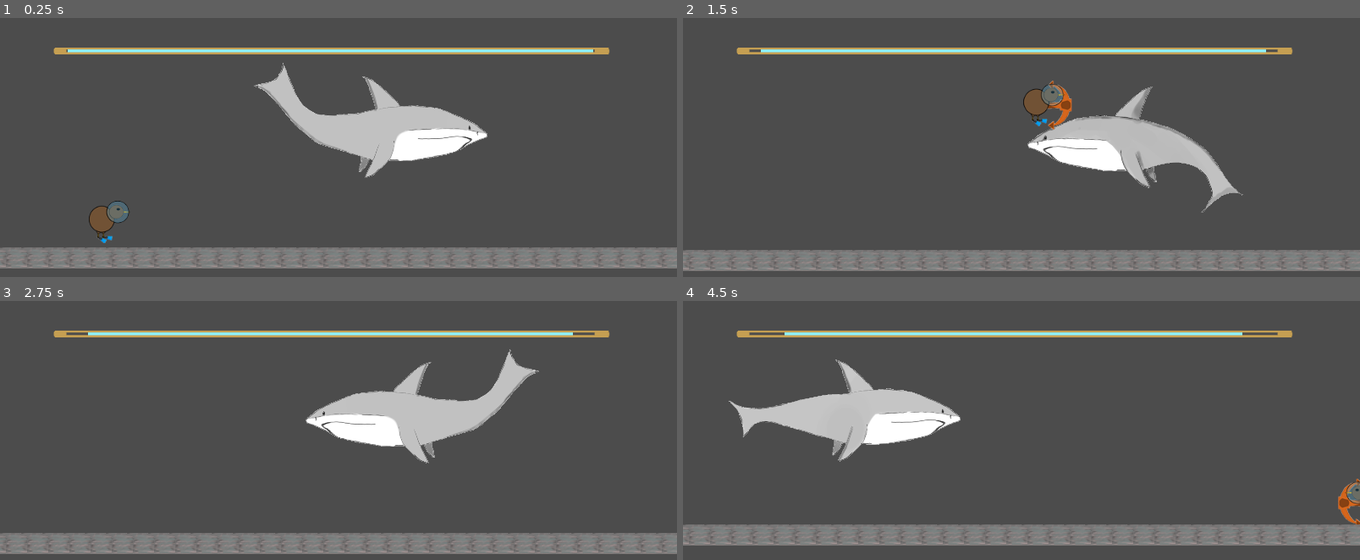
Above: before the commit, frames 1-4 (two rows, left to right).
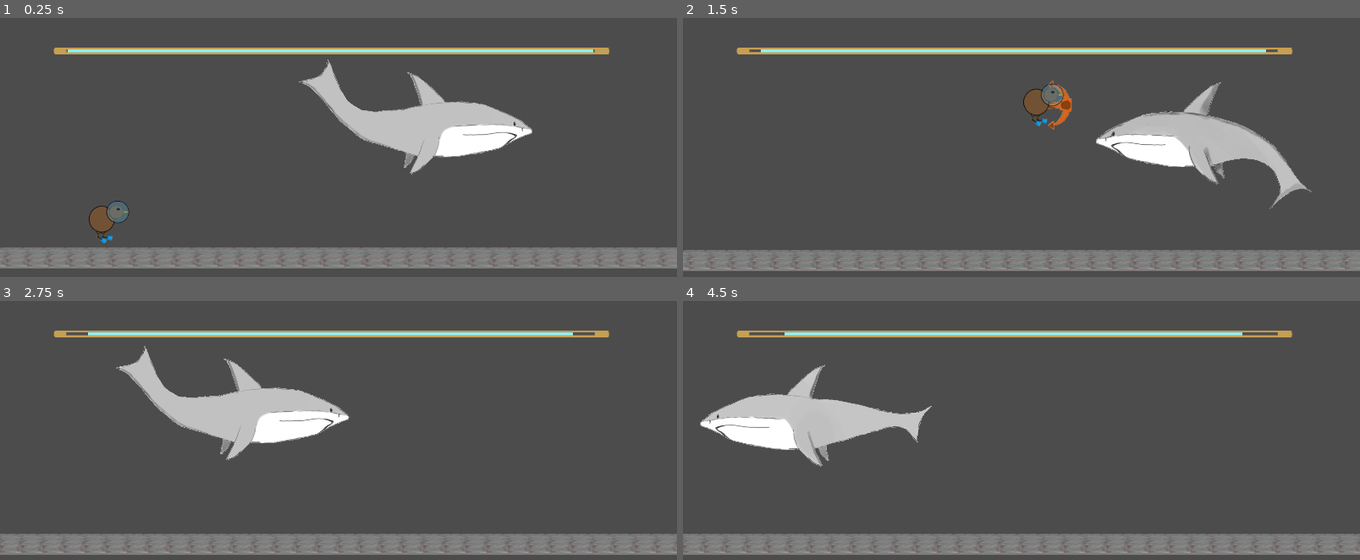
Above: after the commit, the same moments.

Repository: Cpt-Barbosa/CodeGameJam2022
Game: Godot game, scene res://scenes/Game.tscn
The game is run twice, just before and just after one commit, with the same random seed, the same clock (stepped at 60 frames per second) and the same inputs.
Inputs:
- Up to frame 1 (0.25 s): no input
- Up to frame 2 (1.5 s): hold D (move_right) from 0.53 s (still down); tap J (attack) at 0.6, 1.35 s; tap Space (jump) at 0.77 s
- Up to frame 3 (2.75 s): tap Space (jump) at 1.52 s; release D (move_right) at 2.03 s; hold Q (move_left) from 2.03 s (still down); tap J (attack) at 2.1 s
- Up to frame 4 (4.5 s): release Q (move_left) at 2.78 s; hold D (move_right) 2.78-4.28 s; tap J (attack) at 2.85, 3.6, 4.35 s; tap Space (jump) at 3.02, 3.77 s; hold Q (move_left) from 4.28 s (still down)

The runs differ from the first frame. In frame 1, 6.0% of the frame differs, in the area x 37-79%, y 16-62%; in frame 2, 7.0%; in frame 3, 12%; in frame 4, 13%, in the area x 0-100%, y 12-99%.

Commit message:
Deleted Requin/Joueur

Diff:
--- a/scenes/requin.tscn
+++ b/scenes/requin.tscn
@@ -1,13 +1,16 @@
-[gd_scene load_steps=7 format=2]
+[gd_scene load_steps=8 format=2]
 
 [ext_resource path="res://scripts/requin.gd" type="Script" id=1]
 [ext_resource path="res://sprite/ennemi/requin/requin.png" type="Texture" id=2]
 [ext_resource path="res://sprite/ennemi/requin/requin1.png" type="Texture" id=3]
 [ext_resource path="res://sprite/ennemi/requin/requin2.png" type="Texture" id=4]
 
+[sub_resource type="RectangleShape2D" id=4]
+extents = Vector2( 176, 77.5 )
+
 [sub_resource type="CapsuleShape2D" id=3]
-radius = 67.8547
-height = 202.259
+radius = 46.0073
+height = 278.346
 
 [sub_resource type="SpriteFrames" id=2]
 animations = [ {
@@ -18,23 +21,34 @@
 } ]
 
 [node name="requin" type="KinematicBody2D"]
-position = Vector2( 114, 124 )
+position = Vector2( 508, 285 )
 script = ExtResource( 1 )
 speed = 300
 
+[node name="CollisionShape2D" type="CollisionShape2D" parent="."]
+position = Vector2( 2, -11 )
+shape = SubResource( 4 )
+__meta__ = {
+"_edit_lock_": true
+}
+
 [node name="Area2D" type="Area2D" parent="."]
+position = Vector2( -3, -7 )
 
 [node name="col_obstacle" type="CollisionShape2D" parent="Area2D"]
-position = Vector2( 21, 14 )
+position = Vector2( 4.00006, -4 )
 rotation = -1.56187
 shape = SubResource( 3 )
 
 [node name="AnimatedSprite" type="AnimatedSprite" parent="."]
-position = Vector2( 2, 1 )
+position = Vector2( -5, -5 )
 scale = Vector2( 0.392188, 0.430556 )
 frames = SubResource( 2 )
 animation = "mouvement"
 frame = 3
 flip_h = true
+__meta__ = {
+"_edit_lock_": true
+}
 
 [connection signal="area_entered" from="Area2D" to="." method="_on_Area2D_area_entered"]
--- a/scripts/Joueur.gd
+++ b/scripts/Joueur.gd
@@ -35,6 +35,8 @@
 	if collision && collision.collider.name == "Coffre":
 		collision.collider.notification(0)
 		#print("I collided with ", collision.collider.name)
+	if collision && collision.collider.name == "requin":
+		collision.collider.notification(0)
 
 func get_gravity() -> float:
 	return jump_gravity if velocity.y < 0.0 else fall_gravity
@@ -66,3 +68,6 @@
 func die():
 	state_machine.travel("mort")
 	set_physics_process(false)
+func _notification(what):
+	if what == 0:
+		queue_free()
--- a/scripts/requin.gd
+++ b/scripts/requin.gd
@@ -1,7 +1,8 @@
 extends KinematicBody2D
-
+var vie = 3
 export var speed = 500
 var dir = Vector2()
+
 const FLOOR_NORMAL = Vector2(0 , -1)
 
 func _physics_process(delta):
@@ -9,7 +10,15 @@
 	dir.x = speed
 	move_and_slide(dir,FLOOR_NORMAL)
 
+	var collision = move_and_collide(dir * delta)
+	if collision && collision.collider.name == "Joueur":
+		vie = vie -1
+		collision.collider.notification(0)
 
+
+func _notification(what):
+	if what == 0:
+		queue_free()
 
 func _on_Area2D_area_entered(area):
 	speed = speed *-1
